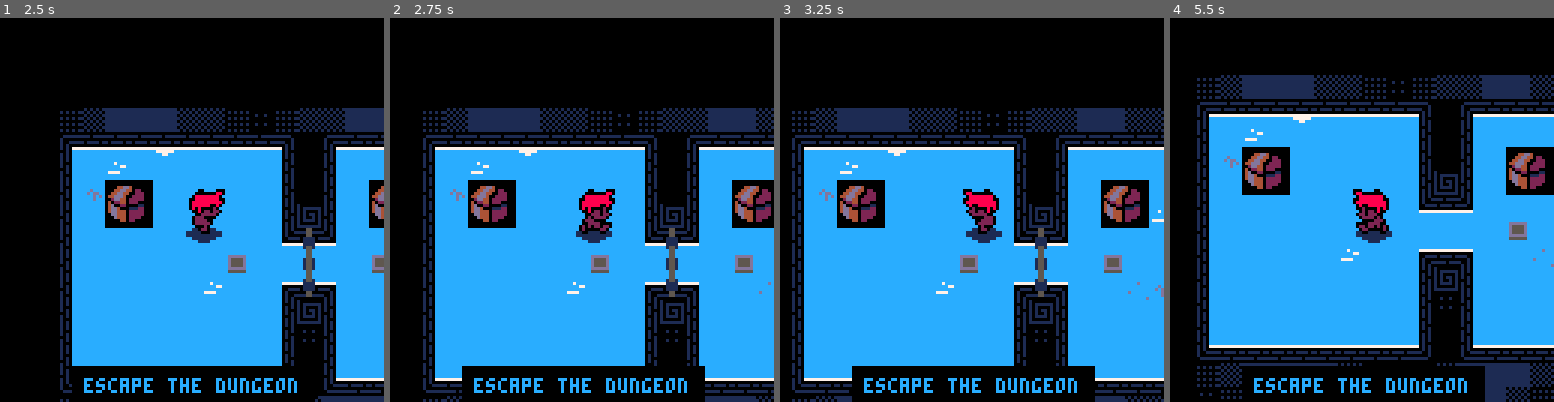
Above: before the commit, frames 1-4 (left to right).
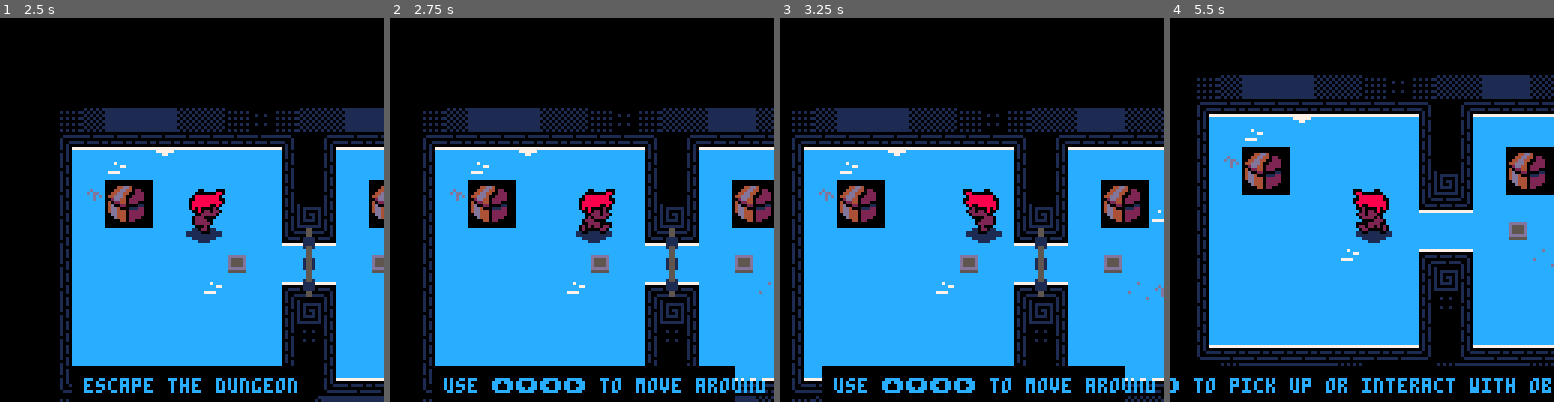
Above: after the commit, the same moments.

Repository: Kiyotoko/gamejam
Game: PICO-8 cartridge game.p8
Same seed, same stepped clock (60 frames per second), same inputs: the game is played once before the commit and once after it.
Inputs:
- Up to frame 1 (2.5 s): tap X (X key) at 0.33, 1.07, 1.85 s; tap O (Z key) at 0.7, 1.7, 2.1 s; hold Right 1.6-2.1 s; hold Up 2.15-2.42 s; hold Right from 2.47 s (still down)
- Up to frame 2 (2.75 s): keep holding Right; tap O (Z key) at 2.5 s
- Up to frame 3 (3.25 s): tap O (Z key) at 2.9 s; tap X (X key) at 2.97 s; release Right at 3.03 s; hold Left from 3.08 s (still down)
- Up to frame 4 (5.5 s): tap O (Z key) every 0.4 s from 3.3 to 5.3 s; release Left at 3.58 s; hold Down 3.63-3.97 s; hold Right 4.02-4.68 s; tap X (X key) at 4.08, 5.2 s; hold Up 4.73-5.03 s; hold Left from 5.08 s (still down)

Frame 1 is identical in both runs. In frame 2, 2.5% of the frame differs, in the area x 10-98%, y 90-100%; in frame 3, 2.6%; in frame 4, 2.7%, in the area x 0-100%, y 90-100%.

Commit message:
Fix typing mistake

Diff:
--- a/main.lua
+++ b/main.lua
@@ -49,8 +49,8 @@
 
 	-- counter for the info messages
 	counter = counter + 1
-	if counter > 15 then
-		deli(message, 1)
+	if counter > 80 then
+		deli(messages, 1)
 		counter = 0
 	end
 end
--- a/utility.lua
+++ b/utility.lua
@@ -73,9 +73,9 @@
 end
 
 function show_message()
-	local msg = messages[1].message
-	local lvl = messages[1].level
-	if msg ~= nil then
+	if messages[1] ~= nil then
+		local msg = messages[1].message
+		local lvl = messages[1].level
 		rectfill(60-#msg*2,116,68+#msg*2,128, 0)
 		color(0)
 		print(msg, 64-#msg*2, 121)
